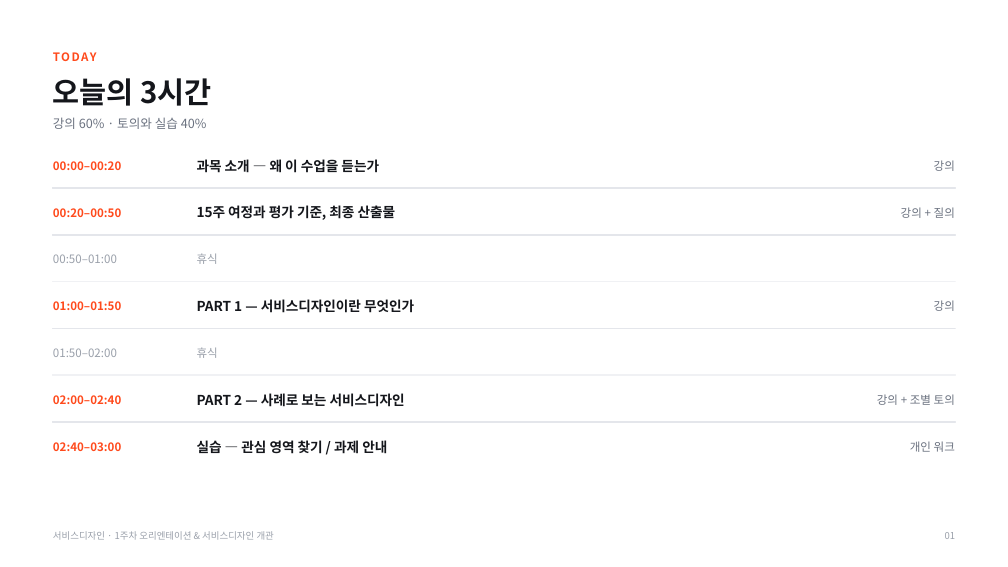
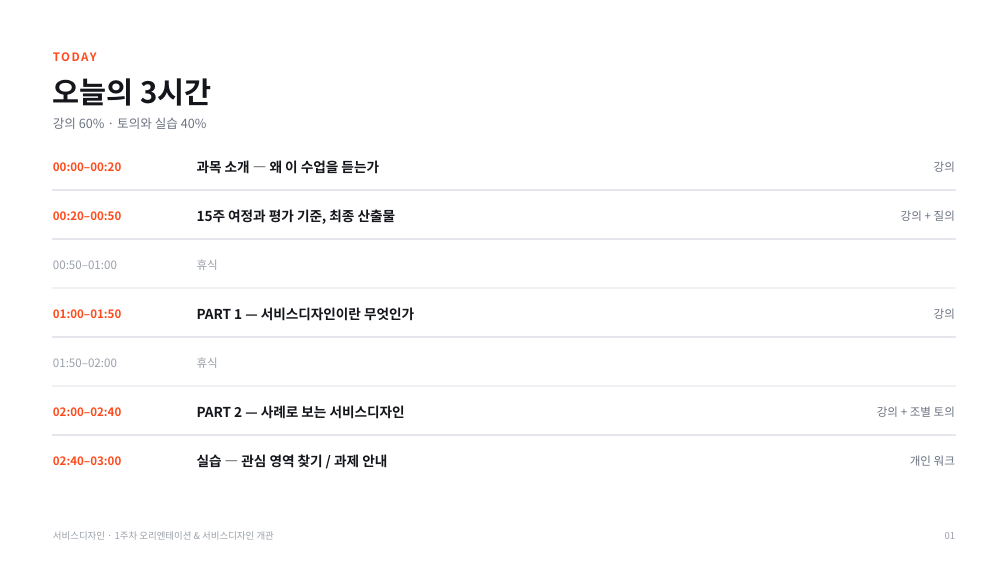
Before and after one commit to design-eng/MIN.D, a slide deck: slide 2 of dist/weeks/서비스디자인_01주차_오리엔테이션.pptx. Drawn at 1008x567 pixels with LibreOffice and Linux fonts; fonts in the diff are those of the drawing. Boxes give left, top, right and bottom in pixels: in the first picture for what was removed or moved away, otherwise in the second. Text is boxed around its words. In the diff, an @@ line names an element or a change of style, - is before the commit and + after.

```diff
--- a/dist/weeks/서비스디자인_01주차_오리엔테이션.pptx
+++ b/dist/weeks/서비스디자인_01주차_오리엔테이션.pptx
@@ text "15주 여정과 평가 기준, 최종 ...": place and size @@
-text "15주 여정과 평가 기준, 최종 ..." at (197, 205, 396, 220)
+text "15주 여정과 평가 기준, 최종 ..." at (197, 209, 396, 224)
@@ 5 texts, 2 rectangles: place and size @@
-5 texts, 2 rectangles at (53, 234, 955, 313)
+5 texts, 2 rectangles at (53, 239, 955, 321)
@@ 5 texts, 2 rectangles: place and size @@
-5 texts, 2 rectangles at (53, 328, 955, 407)
+5 texts, 2 rectangles at (53, 337, 955, 419)
@@ 3 texts, 1 rectangle: place and size @@
-3 texts, 1 rectangle at (53, 422, 955, 454)
+3 texts, 1 rectangle at (53, 435, 955, 468)
```
Also in this commit, not shown: 10 other files.
